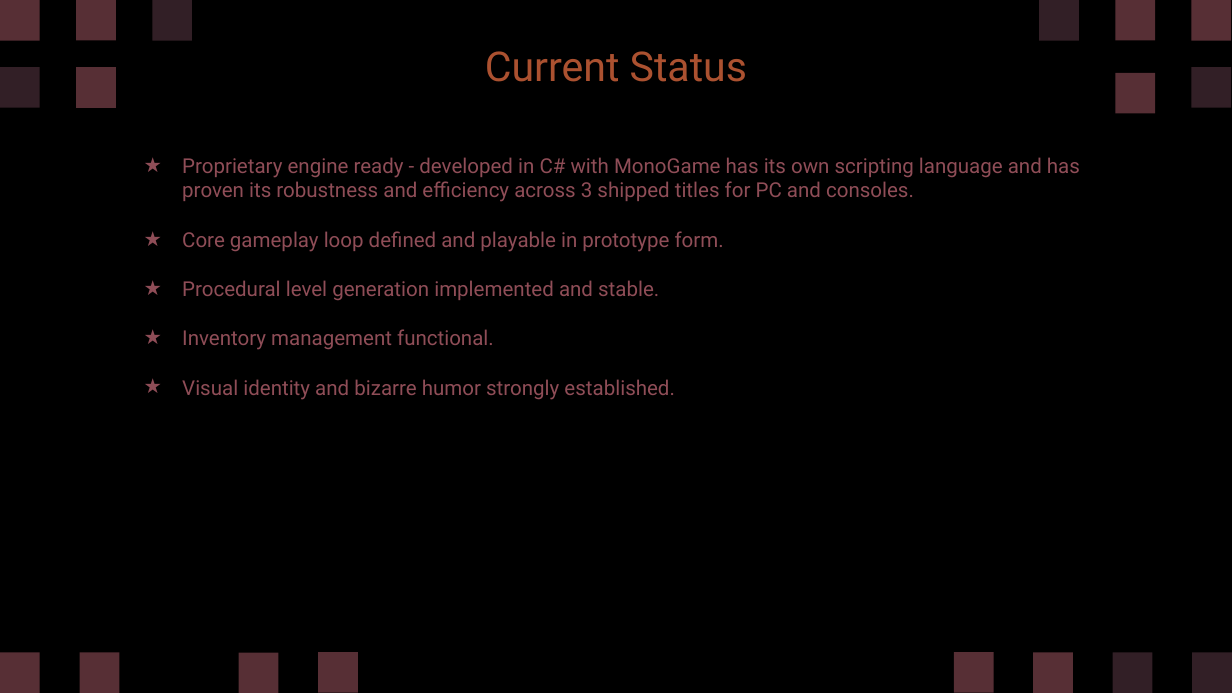
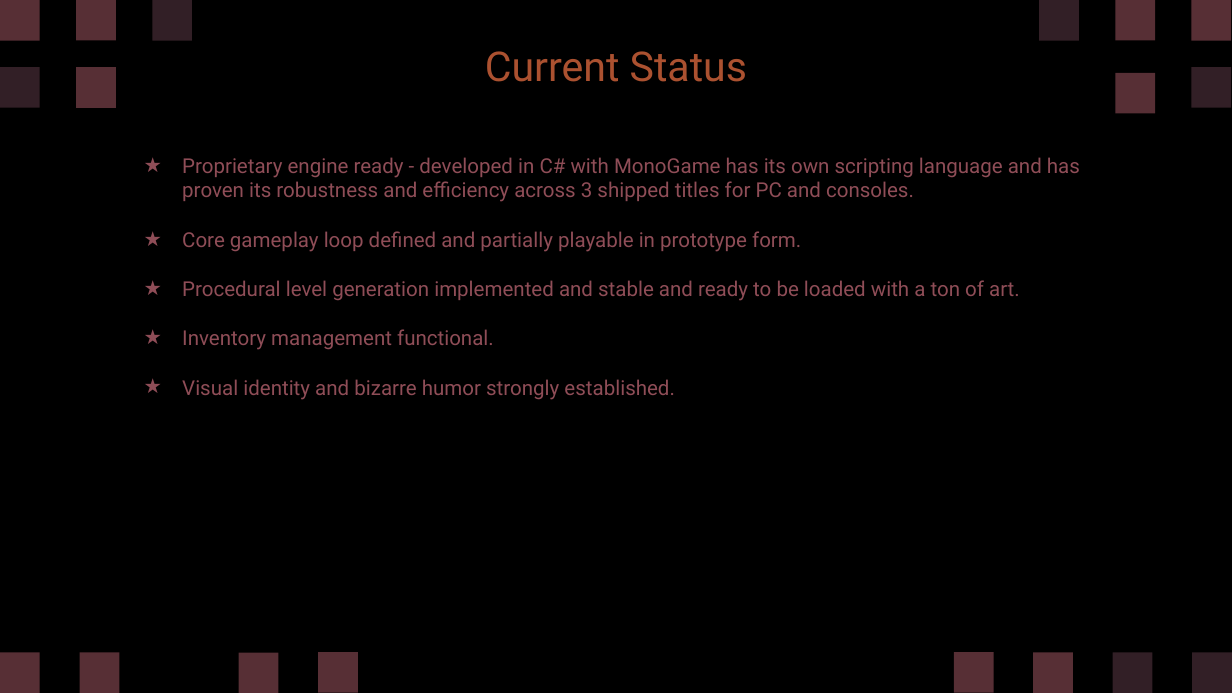
Before and after one commit to diegohcanepa/Remizione, a slide deck: slide 25 of Pitch Deck.pptx (slide 23 before the commit). Drawn at 1232x693 pixels with LibreOffice and Linux fonts; fonts in the diff are those of the drawing. Boxes give left, top, right and bottom in pixels: in the first picture for what was removed or moved away, otherwise in the second. Text is boxed around its words. In the diff, an @@ line names an element or a change of style, - is before the commit and + after.

```diff
--- a/Pitch Deck.pptx
+++ b/Pitch Deck.pptx
@@ subtitle at <box>182,231,1020,301</box>: text changed @@
-★ Core gameplay loop defined and playable in prototype form.
-★ Procedural level generation implemented and stable.
+★ Core gameplay loop defined and partially playable in prototype form.
+★ Procedural level generation implemented and stable and ready to be loaded with a ton of art.
```
Also in this commit, not shown: 10 other slides changed, 5 slides added.
